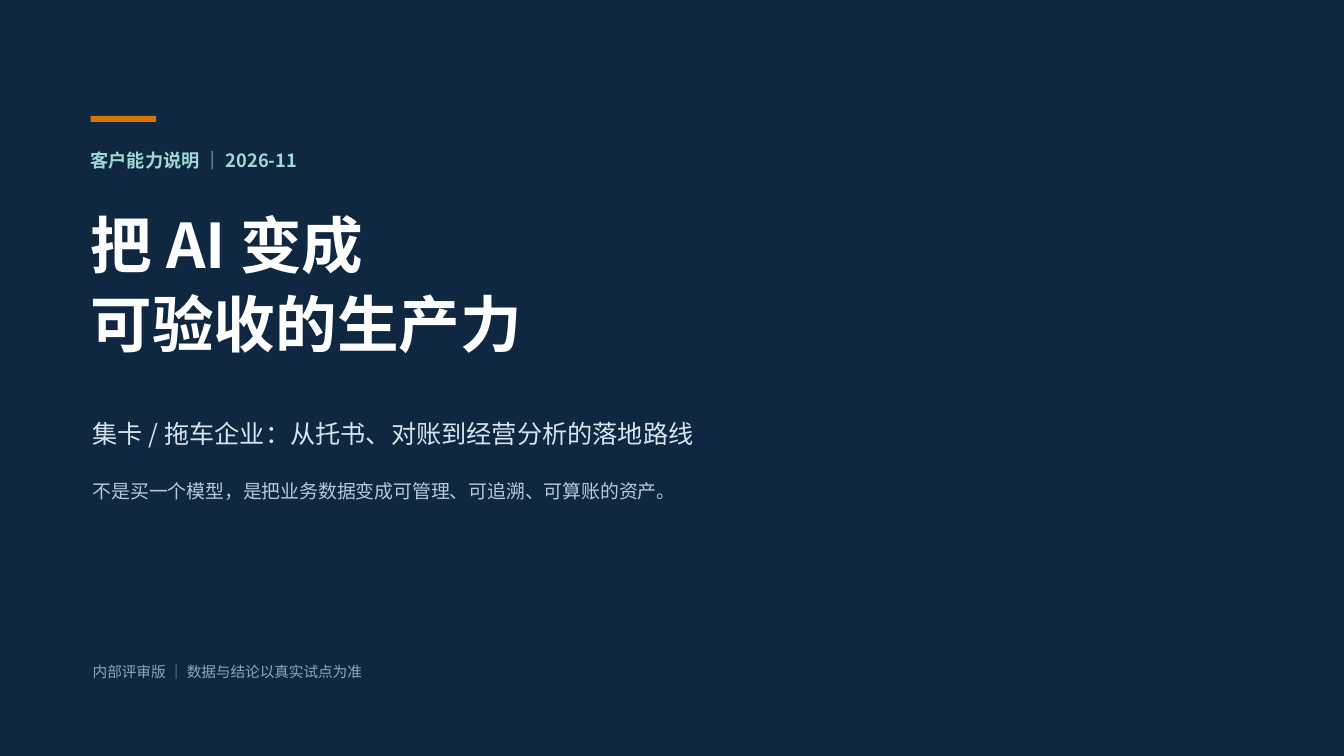
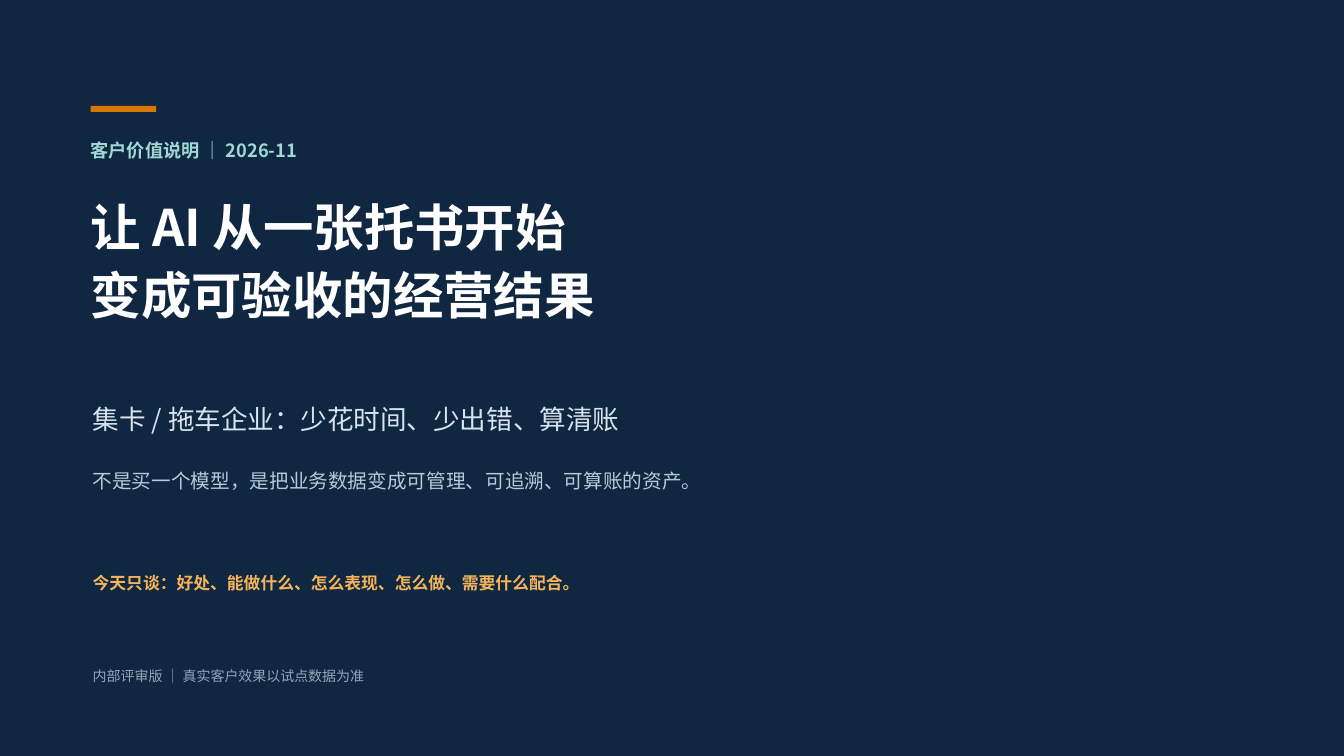
Before and after one commit to roma007/Enterprise-AI, a slide deck: slide 1 of 会客包/reports/客户老板版_系统能力介绍_2026-11-05.pptx. Drawn at 1344x756 pixels with LibreOffice and Linux fonts; fonts in the diff are those of the drawing. Boxes give left, top, right and bottom in pixels: in the first picture for what was removed or moved away, otherwise in the second. Text is boxed around its words. In the diff, an @@ line names an element or a change of style, - is before the commit and + after.

Commit message:
docs: 重做客户老板版 PPT，聚焦价值与落地

```diff
--- a/会客包/reports/客户老板版_系统能力介绍_2026-11-05.pptx
+++ b/会客包/reports/客户老板版_系统能力介绍_2026-11-05.pptx
@@ rectangle: place and size @@
-rectangle at [91, 116, 156, 122]
+rectangle at [91, 106, 156, 112]
@@ text at [91, 141, 297, 159]: text changed @@
-客户能力说明 ｜ 2026-11
+客户价值说明 ｜ 2026-11
@@ text at [91, 203, 595, 319]: text changed; size 44 to 36 pt @@
-把 AI 变成
-可验收的生产力
+让 AI 从一张托书开始
+变成可验收的经营结果
@@ text at [93, 406, 619, 431]: text changed; size 18 to 19 pt @@
-集卡 / 拖车企业：从托书、对账到经营分析的落地路线
+集卡 / 拖车企业：少花时间、少出错、算清账
@@ text "不是买一个模型，是把业务数据变成可管理、可追溯、可算账的资产。": place and size @@
-text "不是买一个模型，是把业务数据变成可管理、可追溯、可算账的资产。" at [93, 482, 676, 500]
+text "不是买一个模型，是把业务数据变成可管理、可追溯、可算账的资产。" at [93, 471, 702, 490]
@@ text "不是买一个模型，是把业务数据变成可管理、可追溯、可算账的资产。" at [93, 471, 702, 490]: size 13.5 to 14 pt @@
@@ text added at [93, 574, 580, 591], 12 pt, text #F5B45A, bold @@
+今天只谈：好处、能做什么、怎么表现、怎么做、需要什么配合。
@@ text at [93, 669, 364, 682]: text changed; size 10.5 to 10 pt @@
-内部评审版 ｜ 数据与结论以真实试点为准
+内部评审版 ｜ 真实客户效果以试点数据为准
```
Also in this commit, not shown: 11 other slides changed, 2 slides added, 7 slides removed, 2 other files.
